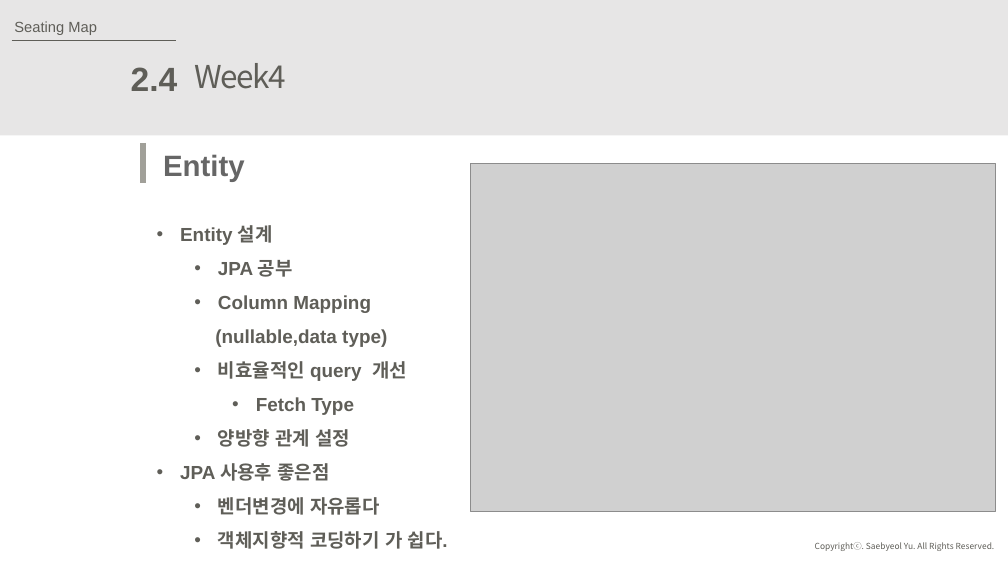
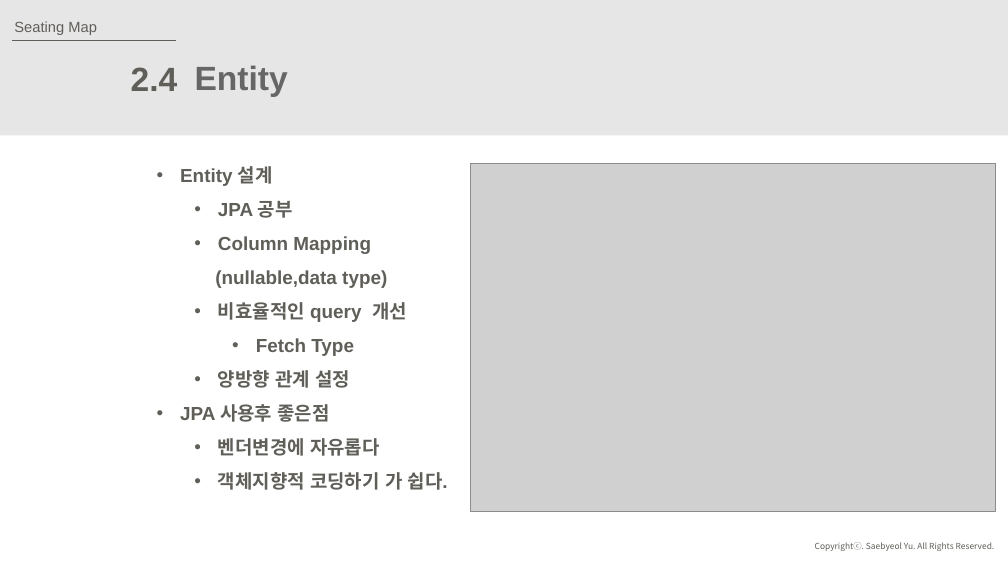
Before and after one commit to JuJinPark/interproject-process, a slide deck: slide 12 of 발표/internProject(20191015).pptx. Drawn at 1008x567 pixels with LibreOffice and Linux fonts; fonts in the diff are those of the drawing; grey boxes stand for pictures. Boxes give left, top, right and bottom in pixels: in the first picture for what was removed or moved away, otherwise in the second. Text is boxed around its words. In the diff, an @@ line names an element or a change of style, - is before the commit and + after.

```diff
--- a/발표/internProject(20191015).pptx
+++ b/발표/internProject(20191015).pptx
@@ text at (195, 65, 288, 97): text changed; size 30 to 32 pt; font Noto Sans CJK KR to Arial; text colour #5F5E58 to #666666; bold on @@
-Week4
+Entity
@@ line removed from (143, 143) to (143, 184) @@
@@ text "Entity 설계": place and size @@
-text "Entity 설계" at (180, 225, 448, 549)
+text "Entity 설계" at (180, 166, 448, 490)
@@ text removed at (163, 154, 245, 182) @@
-Entity
```
Also in this commit, not shown: 11 other slides changed, 4 slides added, 1 slide removed.
